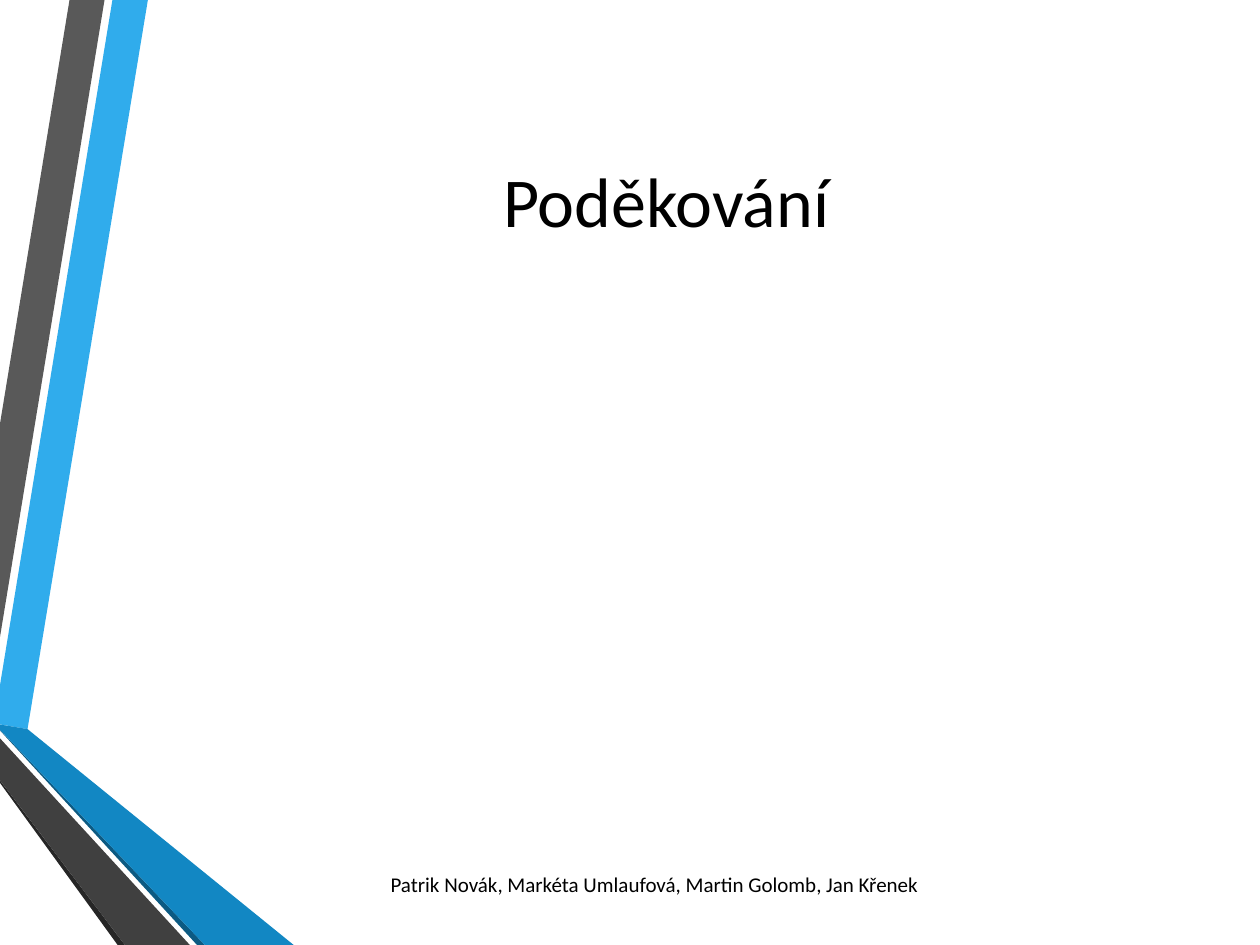
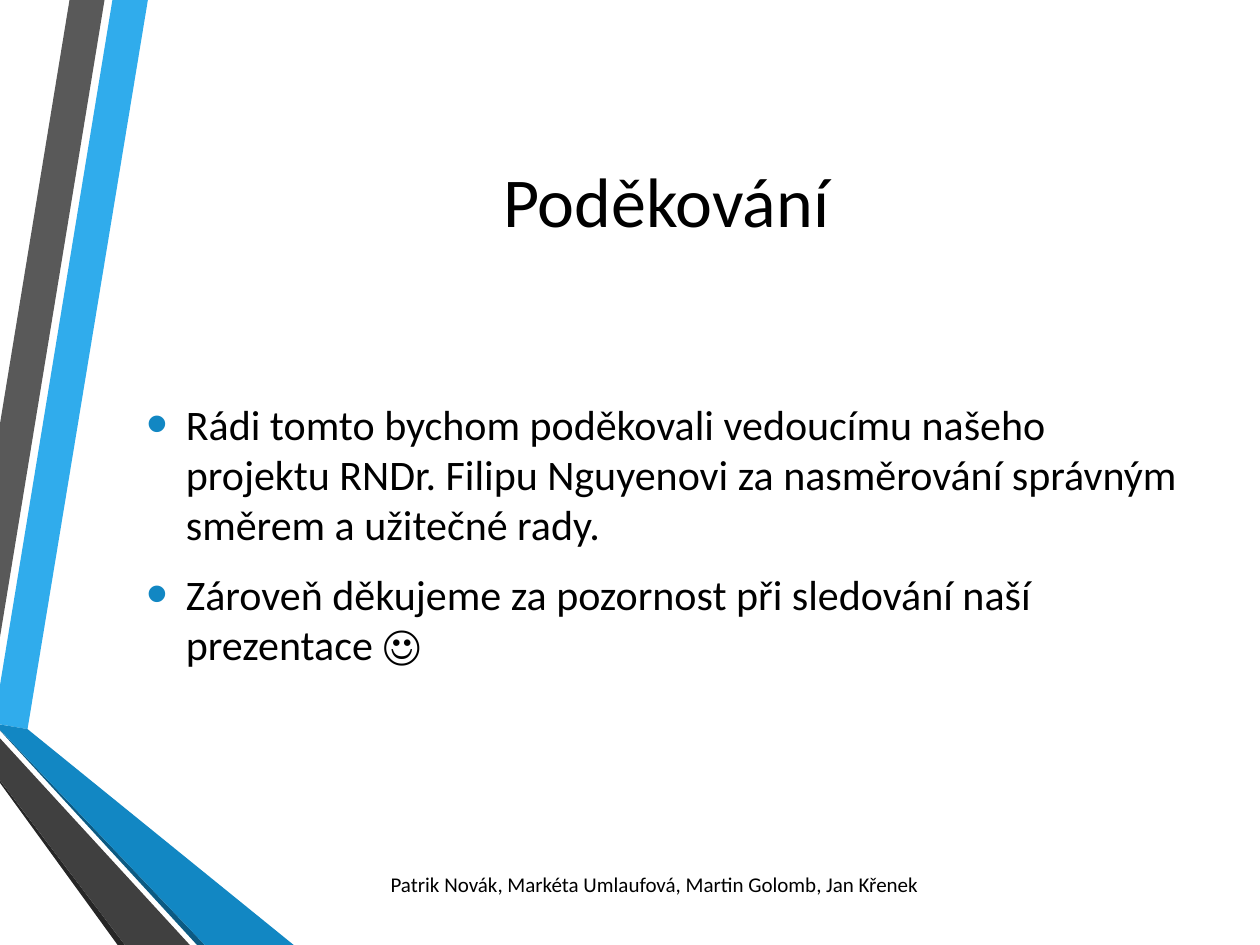
Before and after one commit to mmarky27/pb138_projekt, a slide deck: slide 12 of prezentace.pptx. Drawn at 1260x945 pixels with LibreOffice and Linux fonts; fonts in the diff are those of the drawing; background and template pictures are left out. Boxes give left, top, right and bottom in pixels: in the first picture for what was removed or moved away, otherwise in the second. Text is boxed around its words. In the diff, an @@ line names an element or a change of style, - is before the commit and + after.

Commit message:
prezentace- update

```diff
--- a/prezentace.pptx
+++ b/prezentace.pptx
@@ text added at (186,410,1176,667), 24 pt, text #000000 @@
+• Rádi tomto bychom poděkovali vedoucímu našeho projektu RNDr. Filipu Nguyenovi za nasměrování správným směrem a užitečné rady.
+• Zároveň děkujeme za pozornost při sledování naší prezentace ☺
```
Also in this commit, not shown: 4 other slides changed.
